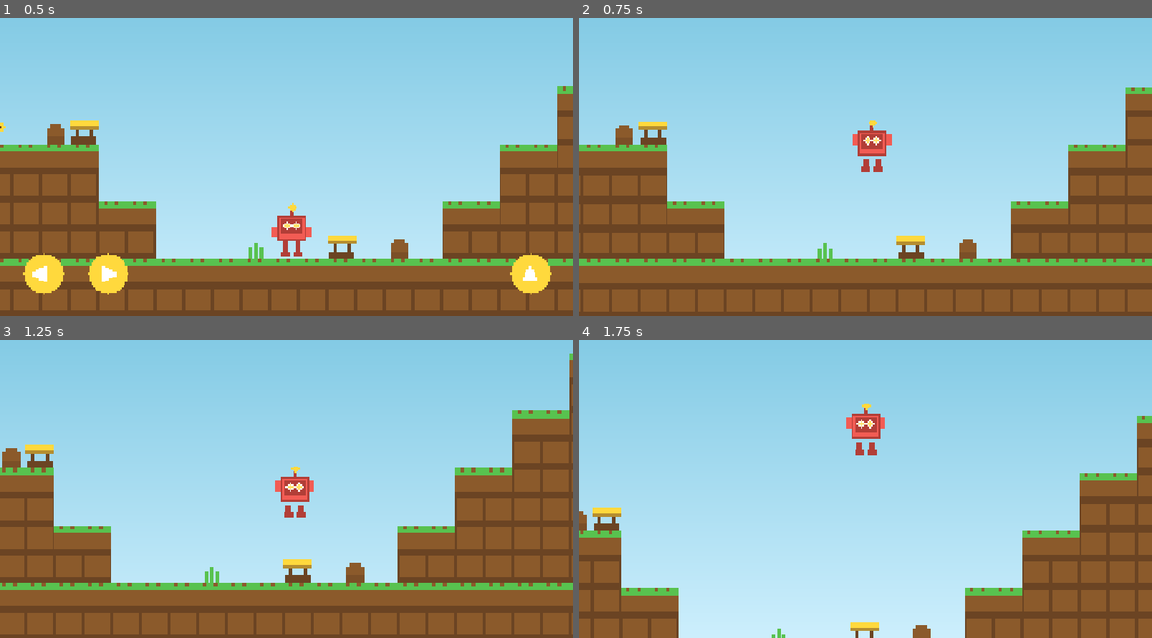
Above: before the commit, frames 1-4 (two rows, left to right).
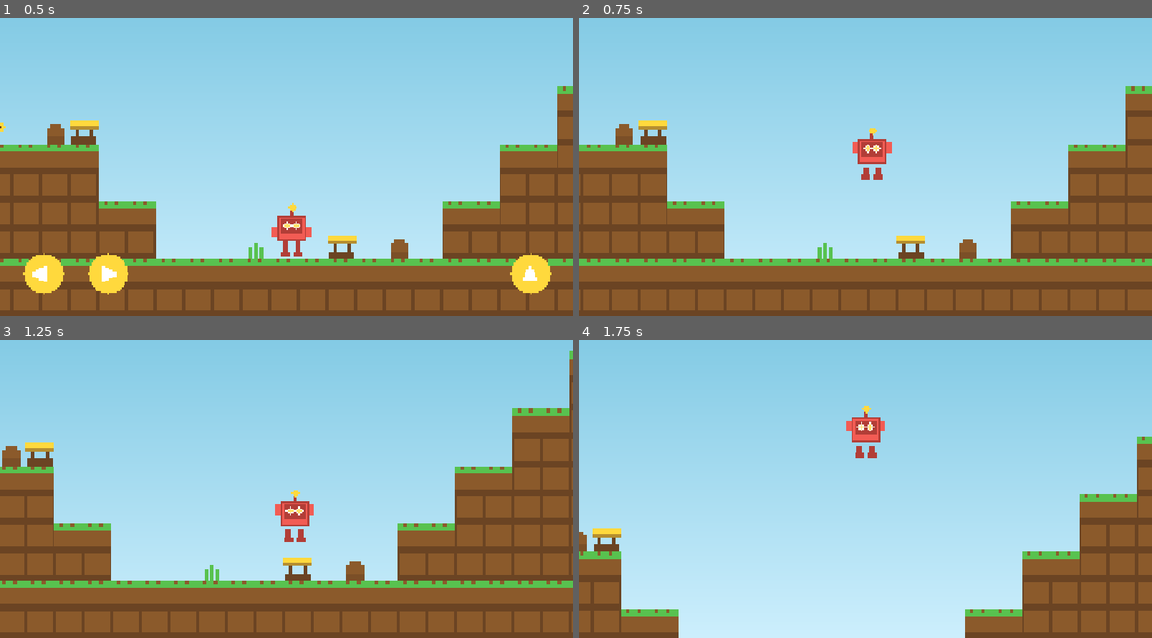
Above: after the commit, the same moments.

Repository: mansyar/chunky-platformer
Game: Godot game, scene res://src/levels/playground.tscn
Same seed, same stepped clock (60 frames per second), same inputs: the game is played once before the commit and once after it.
Inputs (mouse positions are in pixels of both pictures, inside the frame that each line leads up to):
- Up to frame 1 (0.5 s): no input
- Up to frame 2 (0.75 s): tap Enter at 0.5 s; move the mouse to (991, 140) at 0.52 s; hold Right (move_right) from 0.53 s (still down); tap Space (jump) at 0.6 s; click (991, 140) at 0.67 s
- Up to frame 3 (1.25 s): keep holding Right (move_right); tap Space (jump) at 0.77, 1.07 s
- Up to frame 4 (1.75 s): release Right (move_right) at 1.25 s; drag from (750, 491) to (876, 575) at 1.27 s

Frame 1 is identical in both runs. In frame 2, 2.1% of the frame differs, in the area x 0-100%, y 22-99%; in frame 3, 7.8%; in frame 4, 11%, in the area x 0-100%, y 21-100%.

Commit message:
fix(robot): Dial jump back to the spec'd 3-tile apex

Diff:
--- a/src/tuning/tuning.gd
+++ b/src/tuning/tuning.gd
@@ -15,7 +15,7 @@
 const ACCEL_TIME := 0.1  # seconds to reach target speed (start and stop)
 
 ## Jump & gravity
-const JUMP_IMPULSE := 260.0  # apex ~56px (3.5 tiles): clears 2-tile steps generously
+const JUMP_IMPULSE := 240.0  # apex 48px = 3 tiles: clears 2-tile steps with margin
 const GRAVITY := 600.0  # gentler than Godot's 980 for floaty toddler arcs
 const FALL_SPEED_CAP := 220.0  # terminal fall speed so drops never feel scary
 
--- a/tests/test_robot_jump.gd
+++ b/tests/test_robot_jump.gd
@@ -103,12 +103,10 @@
 
 
 func test_jump_reaches_three_tiles() -> void:
-	# h = v^2 / (2g) — the analytic apex promised by Tuning's comment.
-	# Generously above 3 tiles so 2-tile steps clear with margin, but below
-	# 4 tiles so plateaus (4 tiles up) still require the stairs or a bounce.
+	# h = v^2 / (2g) — the analytic apex promised by Tuning's comment:
+	# 3 tiles high, enough to clear 2-tile steps but not 4-tile plateaus.
 	var height := Tuning.JUMP_IMPULSE * Tuning.JUMP_IMPULSE / (2.0 * Tuning.GRAVITY)
-	assert_gt(height, 3.0 * AssetSpec.TILE_SIZE.y, "jump apex clears 3 tiles.")
-	assert_lt(height, 4.0 * AssetSpec.TILE_SIZE.y, "jump apex cannot skip a 4-tile plateau.")
+	assert_almost_eq(height, 3.0 * AssetSpec.TILE_SIZE.y, 0.5, "jump apex is about 3 tiles high.")
 
 
 # --- physics integration (real floor) ---
